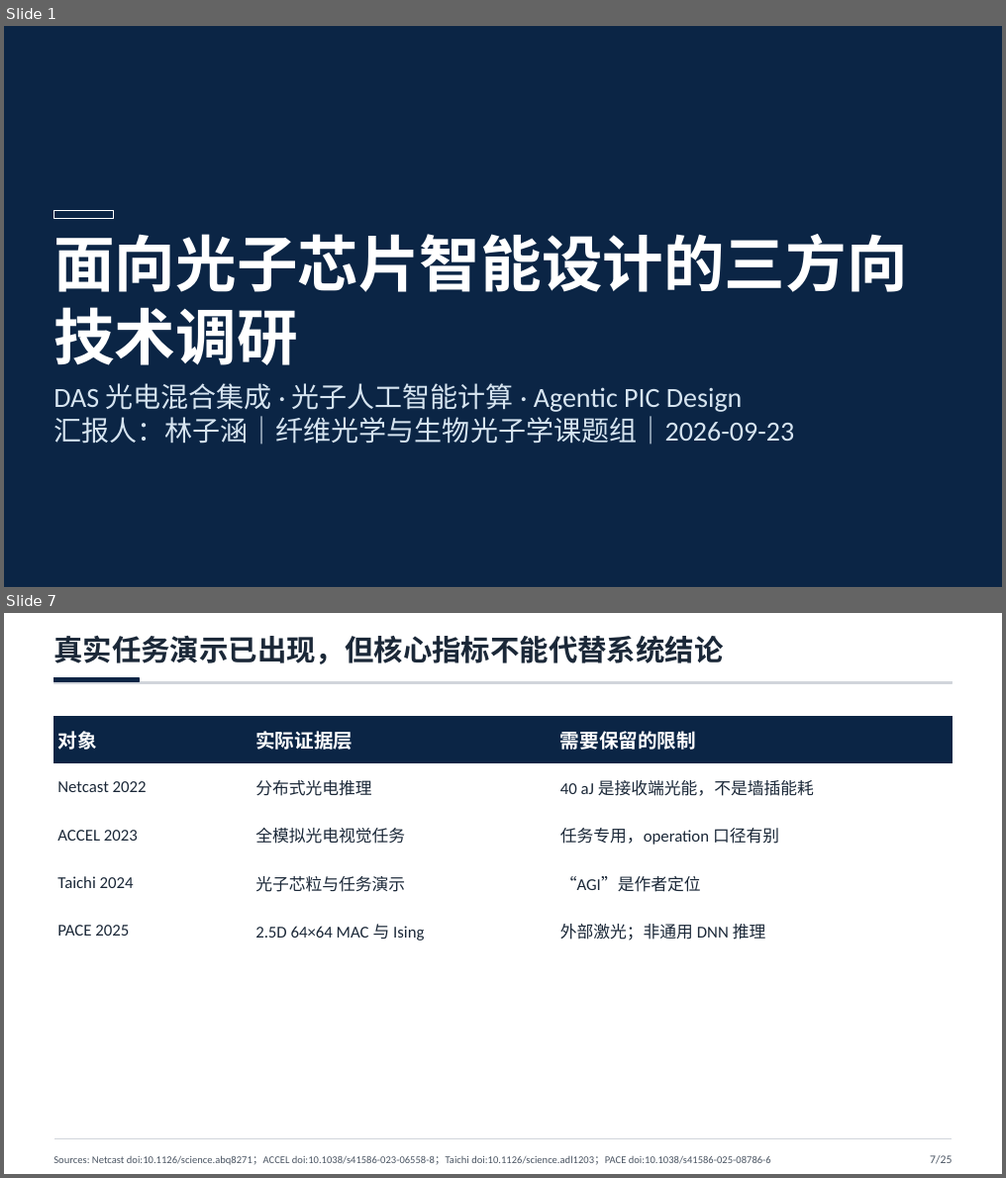
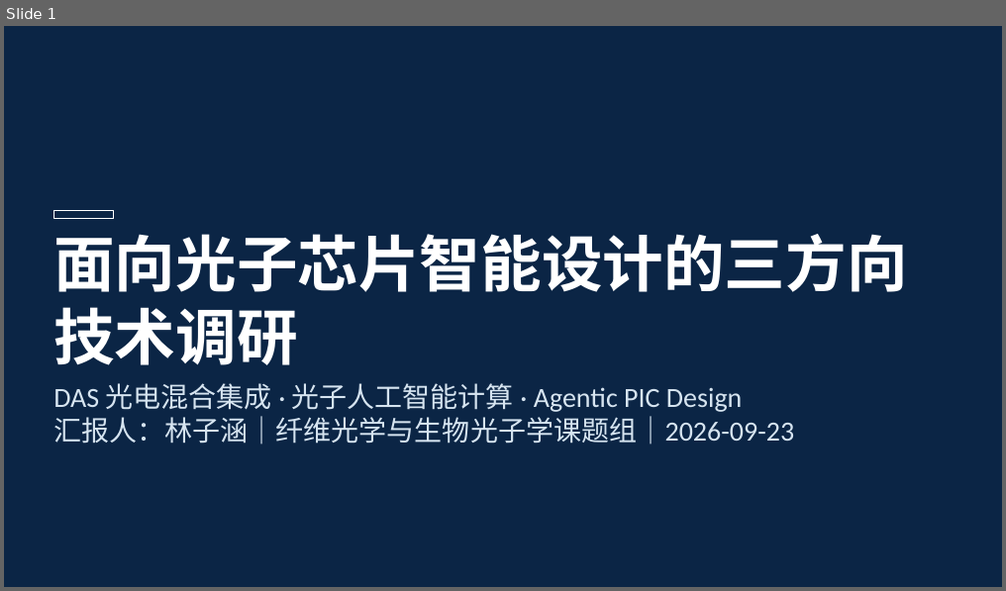
Before and after one commit to LlewynDavis/PIC_Harness_Research, a slide deck: presentations/task-008-group-meeting/TASK-008-组会调研优化版.pptx. Shown one above the other, each under a label of ours: slides 1 and 7 before the commit, slide 1 after it; the slides between them are not shown. The pictures are 1006x1178 and 1006x591 pixels, drawn with LibreOffice and Linux fonts; fonts in the diff are those of the drawing. Boxes give left, top, right and bottom in pixels: in the first picture for what was removed or moved away, otherwise in the second. Text is boxed around its words. In the diff, an @@ line names an element or a change of style, - is before the commit and + after.

```diff
--- a/presentations/task-008-group-meeting/TASK-008-组会调研优化版.pptx
+++ b/presentations/task-008-group-meeting/TASK-008-组会调研优化版.pptx
@@ slide 7 removed at bbox=[4, 613, 1002, 1174], background #FFFFFF @@
@@ text removed at bbox=[54, 635, 723, 664] @@
-真实任务演示已出现，但核心指标不能代替系统结论
@@ rectangle removed at bbox=[54, 682, 952, 684] @@
@@ rectangle removed at bbox=[54, 678, 139, 682] @@
@@ table removed at bbox=[54, 716, 952, 960], 5 rows, 3 columns @@
-对象 | 实际证据层 | 需要保留的限制
-Netcast 2022 | 分布式光电推理 | 40 aJ 是接收端光能，不是墙插能耗
-ACCEL 2023 | 全模拟光电视觉任务 | 任务专用，operation 口径有别
-Taichi 2024 | 光子芯粒与任务演示 | “AGI”是作者定位
-PACE 2025 | 2.5D 64×64 MAC 与 Ising | 外部激光；非通用 DNN 推理
@@ rectangle removed at bbox=[54, 1138, 952, 1140] @@
@@ text removed at bbox=[54, 1156, 771, 1165] @@
-Sources: Netcast doi:10.1126/science.abq8271；ACCEL doi:10.1038/s41586-023-06558-8；Taichi doi:10.1126/science.adl1203；PACE doi:10.1038/s41586-025-08786-6
@@ text removed at bbox=[930, 1156, 951, 1164] @@
-7/25
```
Also in this commit, not shown: 5 slides changed, 8 slides added, 18 other slides removed, 24 other files.
